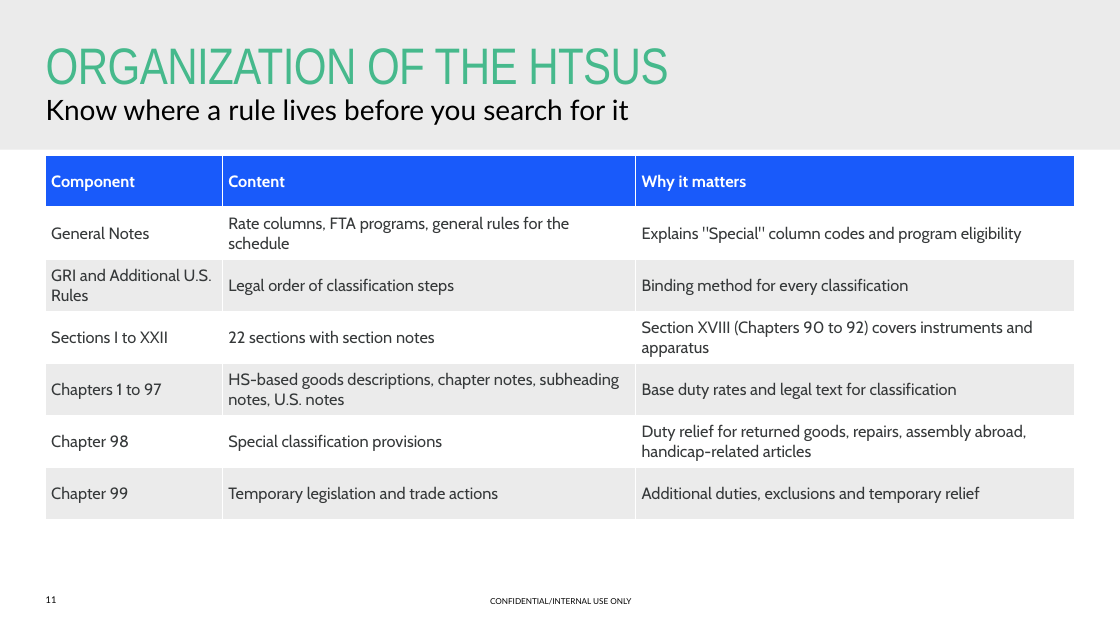
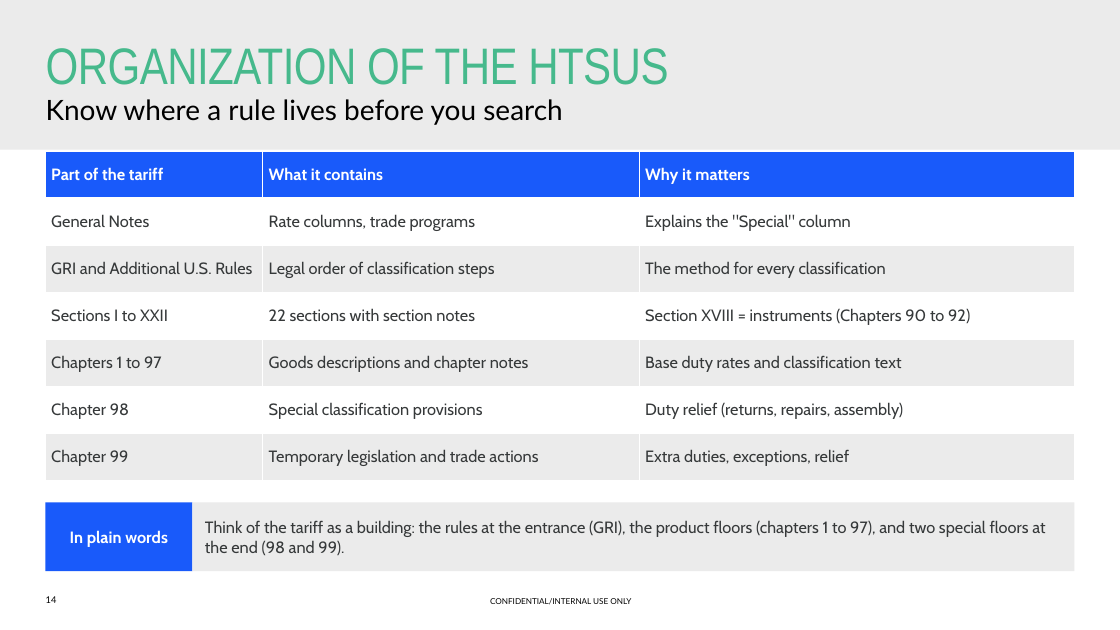
Before and after one commit to lars1909lg-bot/TradeKPI, a slide deck: slide 14 of training/Straumann_US_HTS_Classification_Training.pptx (slide 11 before the commit). Drawn at 1120x630 pixels with LibreOffice and Linux fonts; fonts in the diff are those of the drawing; background and template pictures are left out. Boxes give left, top, right and bottom in pixels: in the first picture for what was removed or moved away, otherwise in the second. Text is boxed around its words. In the diff, an @@ line names an element or a change of style, - is before the commit and + after.

```diff
--- a/training/Straumann_US_HTS_Classification_Training.pptx
+++ b/training/Straumann_US_HTS_Classification_Training.pptx
@@ text at bbox=[46, 99, 562, 125]: text changed @@
-Know where a rule lives before you search for it
+Know where a rule lives before you search
@@ table at bbox=[45, 151, 1075, 481] @@
-row 1, column 1: Component
+row 1, column 1: Part of the tariff
-row 1, column 2: Content
+row 1, column 2: What it contains
-row 2, column 2: Rate columns, FTA programs, general rules for the schedule
+row 2, column 2: Rate columns, trade programs
@@ row 2, column 3: "Explains "Special" column codes and program eligibility" to "Explains the "Special" column" @@
-row 3, column 3: Binding method for every classification
+row 3, column 3: The method for every classification
-row 4, column 3: Section XVIII (Chapters 90 to 92) covers instruments and apparatus
+row 4, column 3: Section XVIII = instruments (Chapters 90 to 92)
-row 5, column 2: HS-based goods descriptions, chapter notes, subheading notes, U.S. notes
+row 5, column 2: Goods descriptions and chapter notes
-row 5, column 3: Base duty rates and legal text for classification
+row 5, column 3: Base duty rates and classification text
-row 6, column 3: Duty relief for returned goods, repairs, assembly abroad, handicap-related articles
+row 6, column 3: Duty relief (returns, repairs, assembly)
-row 7, column 3: Additional duties, exclusions and temporary relief
+row 7, column 3: Extra duties, exceptions, relief
@@ table: place and size @@
-table at bbox=[45, 155, 1075, 520]
+table at bbox=[45, 151, 1075, 481]
@@ rectangle added at bbox=[45, 502, 192, 571], fill #195AFA, 14 pt, text #FFFFFF, bold @@
+In plain words
@@ rectangle added at bbox=[192, 502, 1075, 571], fill #EBEBEB, 14 pt, text #36393A @@
+Think of the tariff as a building: the rules at the entrance (GRI), the product floors (chapters 1 to 97), and two special floors at the end (98 and 99).
@@ page number at bbox=[46, 596, 57, 603]: text changed @@
-11
+14
```
Also in this commit, not shown: 77 other slides changed, 4 slides added, 2 slides removed, 1 other file.
